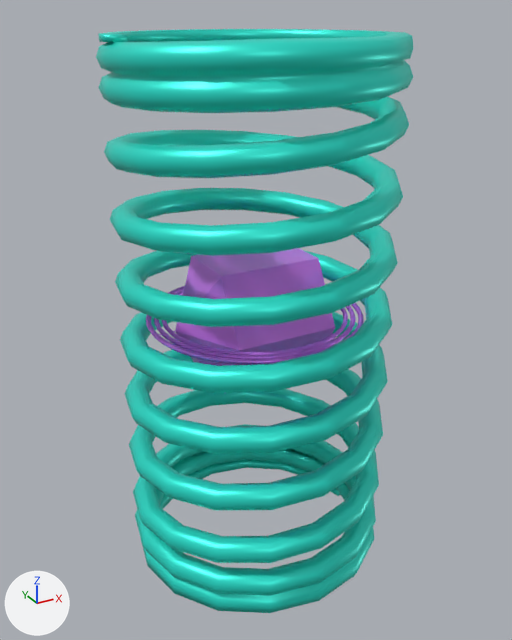
Renders of the Blender file Assets/Models/springEdit.blend from each side of a commit.
One viewpoint serves both versions: a 50 mm lens placed at (-1.2, -2.18, 2.07), pointed at (0.0, -0.01, 0.98). The axes (+X, +Y, +Z) are drawn at lower left. The lights are the same throughout.

The first picture shows 'Capsule', 'InnerRing', 'MiddleRing', 'OuterRing', 'Spring Mesh'.
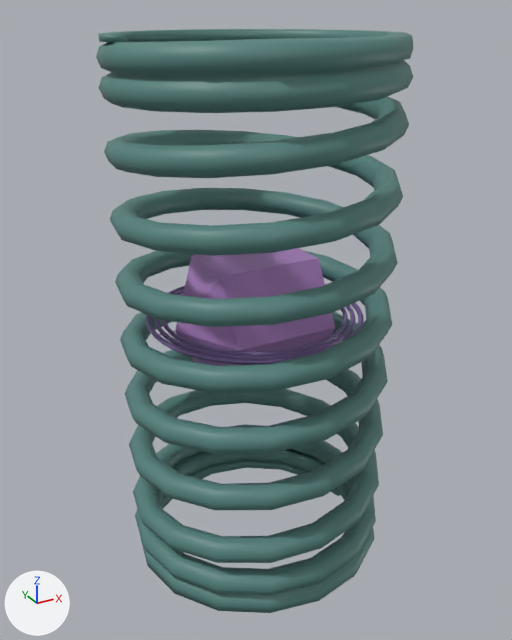
Pixel boxes (x1, y1, x2, y2) of what changed, in the pictures (512 x 640 px):
```json
{"object": "Spring Mesh", "change": "recoloured", "before": [96, 29, 413, 613], "after": [96, 29, 413, 613]}
{"object": "Capsule", "change": "recoloured", "before": [175, 248, 335, 366], "after": [175, 248, 335, 366]}
{"object": "OuterRing", "change": "recoloured", "before": [146, 286, 364, 365], "after": [146, 286, 364, 365]}
{"object": "MiddleRing", "change": "recoloured", "before": [154, 290, 355, 359], "after": [154, 290, 355, 359]}
{"object": "InnerRing", "change": "recoloured", "before": [162, 308, 348, 355], "after": [162, 308, 348, 355]}
```

Edits to the scene script, one JSON object a line:
```json
{"op": "set", "path": "mat_spring.metallic", "old": "0.4", "new": "0.0"}
{"op": "set", "path": "mat_spring.roughness", "old": "0.4", "new": "0.5"}
{"op": "set", "path": "mat_spring.base_color", "old": "(0.0247, 0.817, 0.674)", "new": "(0.093, 0.231, 0.214)", "note": "cyan #2ce9d6 -> cyan #56847f"}
{"op": "set", "path": "mat_capsule.base_color", "old": "(0.68, 0.22, 0.973)", "new": "(0.445, 0.232, 0.569)", "note": "purple #d781fc -> purple #b284c7"}
{"op": "set", "path": "mat_rings.base_color", "old": "(0.68, 0.22, 0.973)", "new": "(0.221, 0.142, 0.359)", "note": "purple #d781fc -> purple #8169a2"}
```
